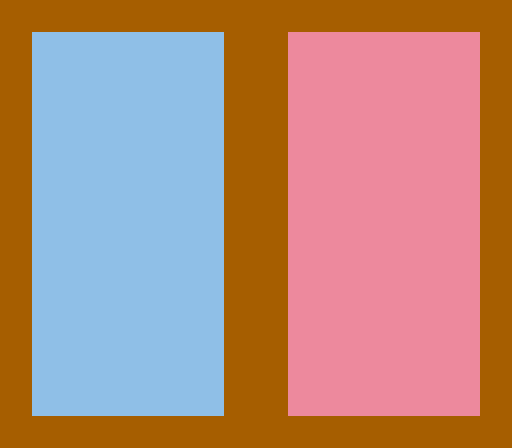
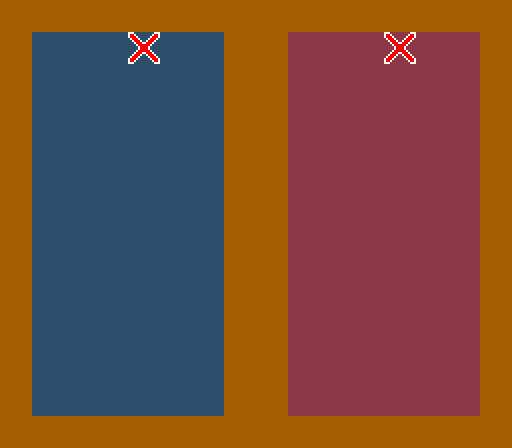
Two versions of the same layered image (512 x 448). Layer-by-layer changes:
added layer "レイヤー 5" above "レイヤー 4" over (x1=384, y1=32, x2=416, y2=64)
added layer "レイヤー 4" above "レイヤー 3" over (x1=128, y1=32, x2=160, y2=64)
painted on "レイヤー 3" over (x1=288, y1=32, x2=480, y2=416)
painted on "レイヤー 2" over (x1=32, y1=32, x2=224, y2=416)
